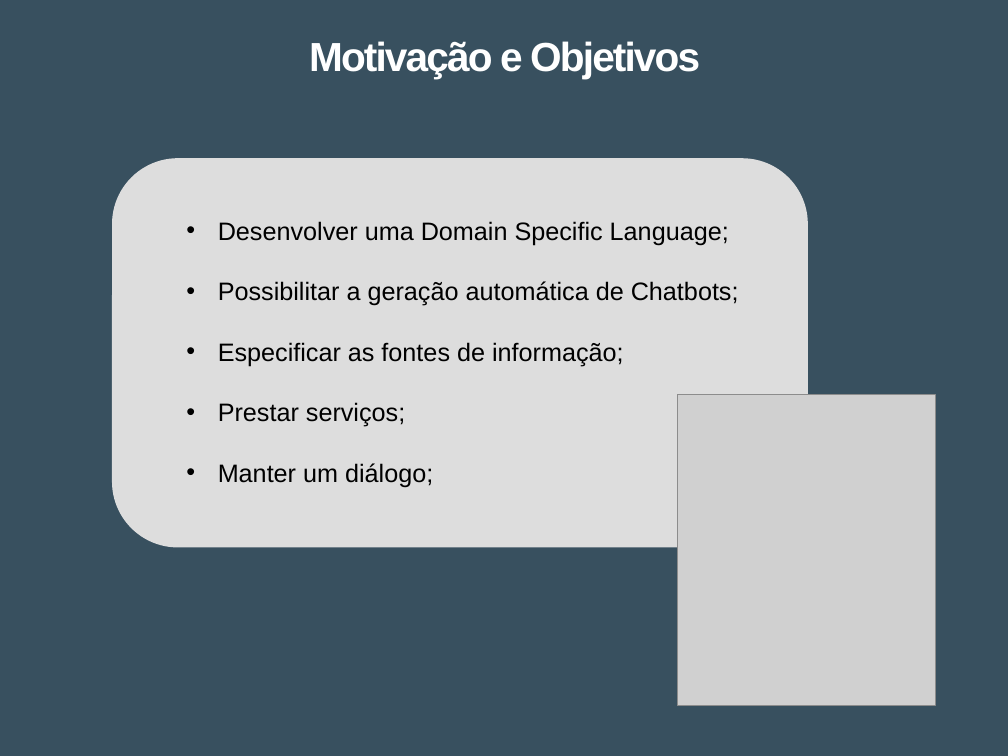
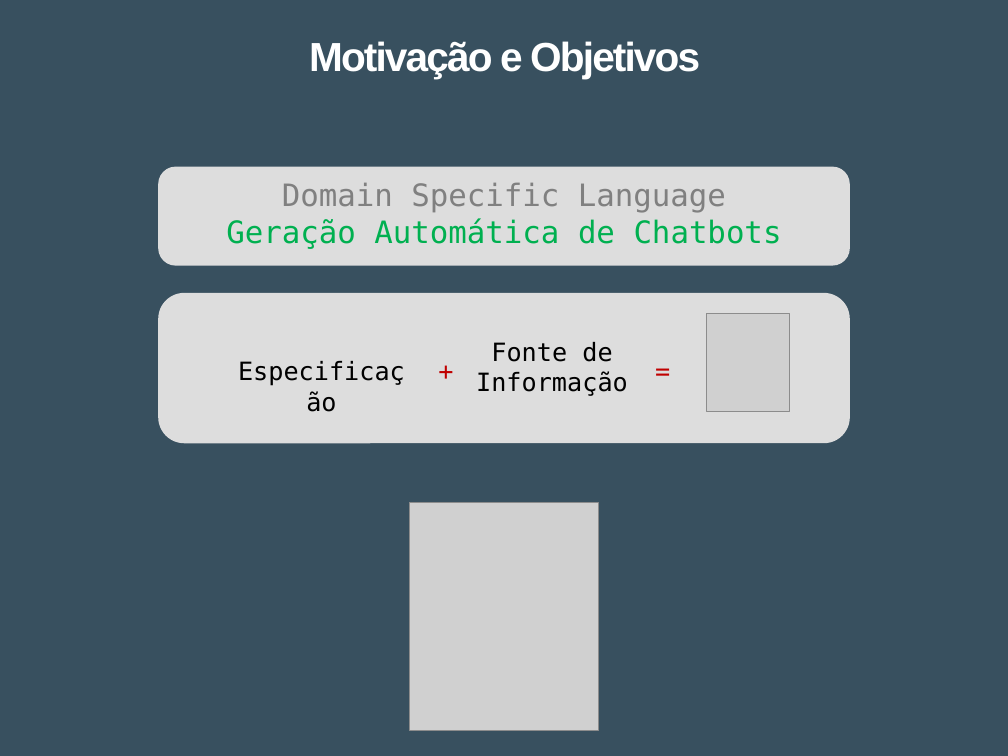
Before and after one commit to Tibblue/PLC, a slide deck: slide 2 of LEI/apresentações/checkpoint2/apresLEI_grupo47.pptx. Drawn at 1008x756 pixels with LibreOffice and Linux fonts; fonts in the diff are those of the drawing; grey boxes stand for pictures. Boxes give left, top, right and bottom in pixels: in the first picture for what was removed or moved away, otherwise in the second. Text is boxed around its words. In the diff, an @@ line names an element or a change of style, - is before the commit and + after.

Commit message:
[LEI] apresentação final

```diff
--- a/LEI/apresentações/checkpoint2/apresLEI_grupo47.pptx
+++ b/LEI/apresentações/checkpoint2/apresLEI_grupo47.pptx
@@ rounded rectangle added at [159,168,848,264], fill #DDDDDD, outline #DDDDDD 2 pt @@
@@ text at [226,183,782,249]: text changed; size 18 to 22 pt; font Arial to DejaVu Sans Mono; text colour #000000 to #00B050 @@
-• Desenvolver uma Domain Specific Language;
-• Possibilitar a geração automática de Chatbots;
-• Especificar as fontes de informação;
-• Prestar serviços;
-• Manter um diálogo;
+Domain Specific Language
+Geração Automática de Chatbots
@@ rounded rectangle: place and size @@
-rounded rectangle at [113,159,806,545]
+rounded rectangle at [159,294,848,442]
@@ picture added at [707,313,789,412] @@
@@ text added at [221,351,421,391], 18 pt, text #000000 @@
+Especificação
@@ text added at [421,351,470,391], 18 pt, text #C00000 @@
++
@@ text added at [476,342,628,396], 18 pt, text #000000 @@
+Fonte de Informação
@@ text added at [638,351,686,391], 18 pt, text #C00000 @@
+=
@@ picture removed at [677,395,935,706] @@
@@ picture added at [409,503,599,731] @@
```
